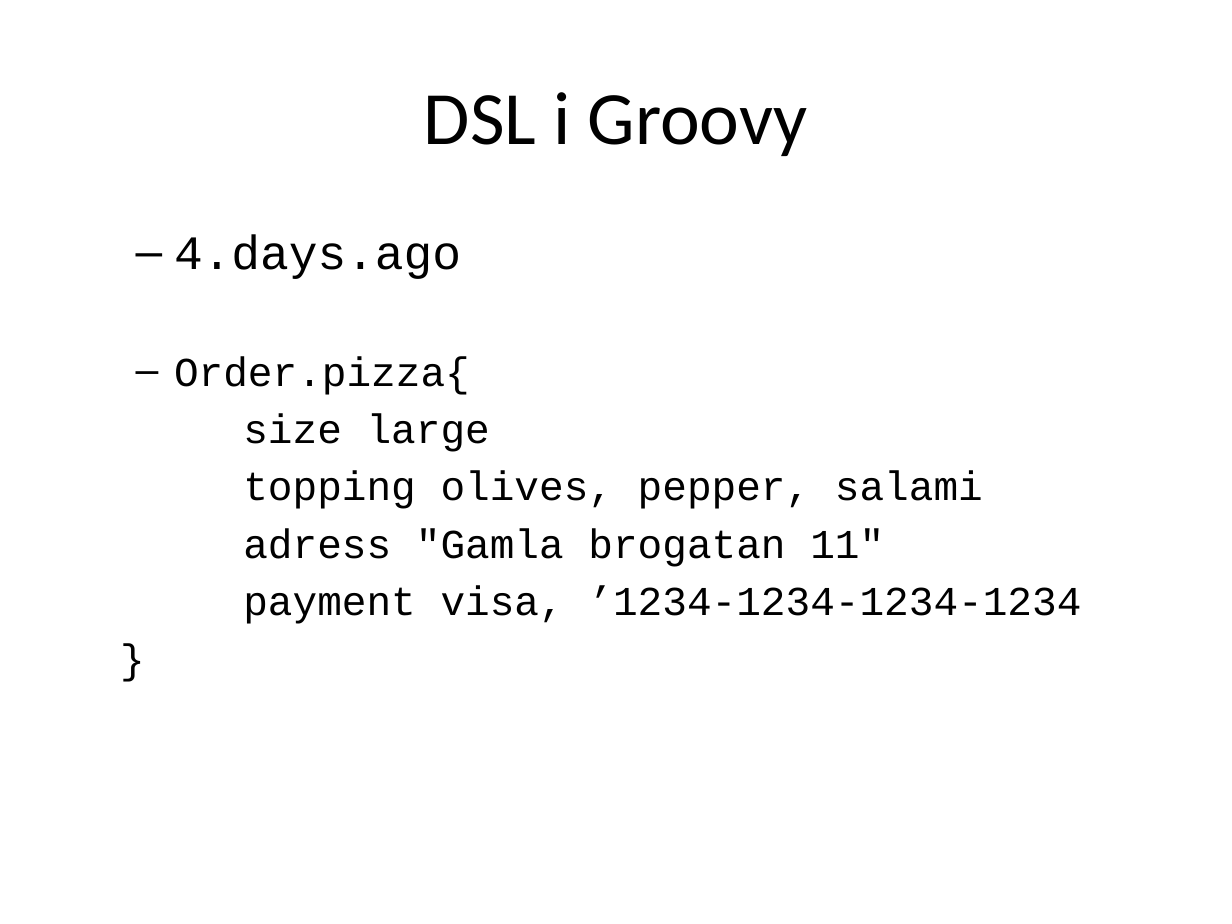
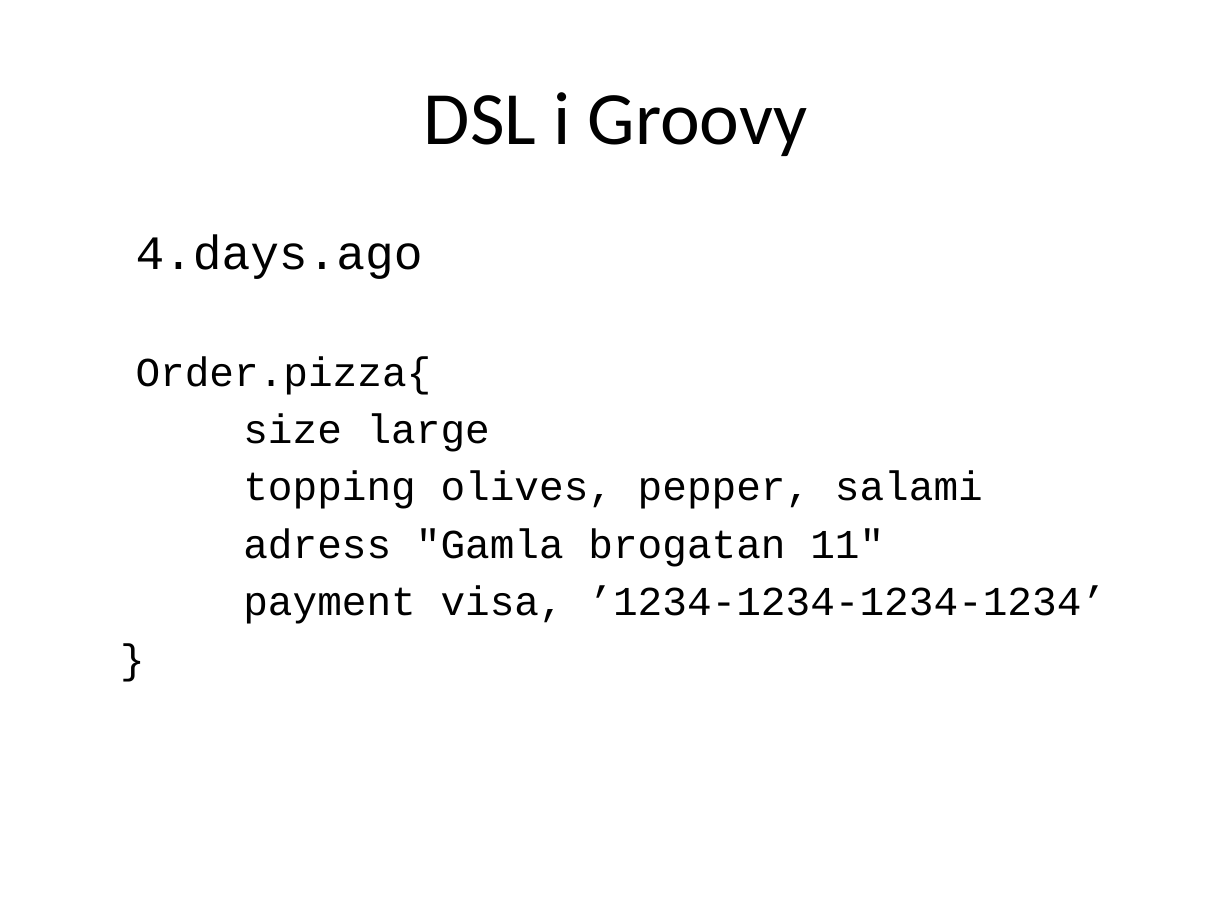
Before and after one commit to me97esn/groovyseminarium, a slide deck: slide 12 of groovyseminarie/dokument/groovyseminarium_source.pptx. Drawn at 1232x924 pixels with LibreOffice and Linux fonts; fonts in the diff are those of the drawing. Boxes give left, top, right and bottom in pixels: in the first picture for what was removed or moved away, otherwise in the second. Text is boxed around its words. In the diff, an @@ line names an element or a change of style, - is before the commit and + after.

```diff
--- a/groovyseminarie/dokument/groovyseminarium_source.pptx
+++ b/groovyseminarie/dokument/groovyseminarium_source.pptx
@@ text at (136, 235, 432, 395): bullet – to none @@
@@ text at (243, 586, 1106, 624): text changed @@
-payment visa, ’1234-1234-1234-1234
+payment visa, ’1234-1234-1234-1234’
```
Also in this commit, not shown: 3 other slides changed, 6 slides added, 1 other file.
